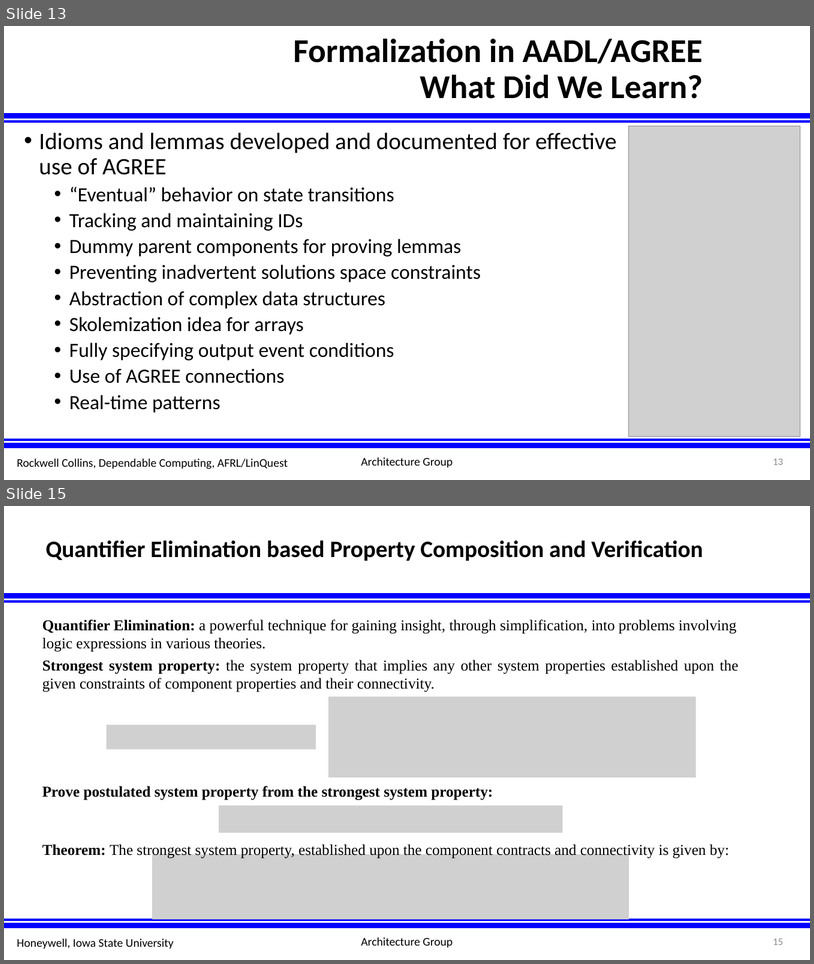
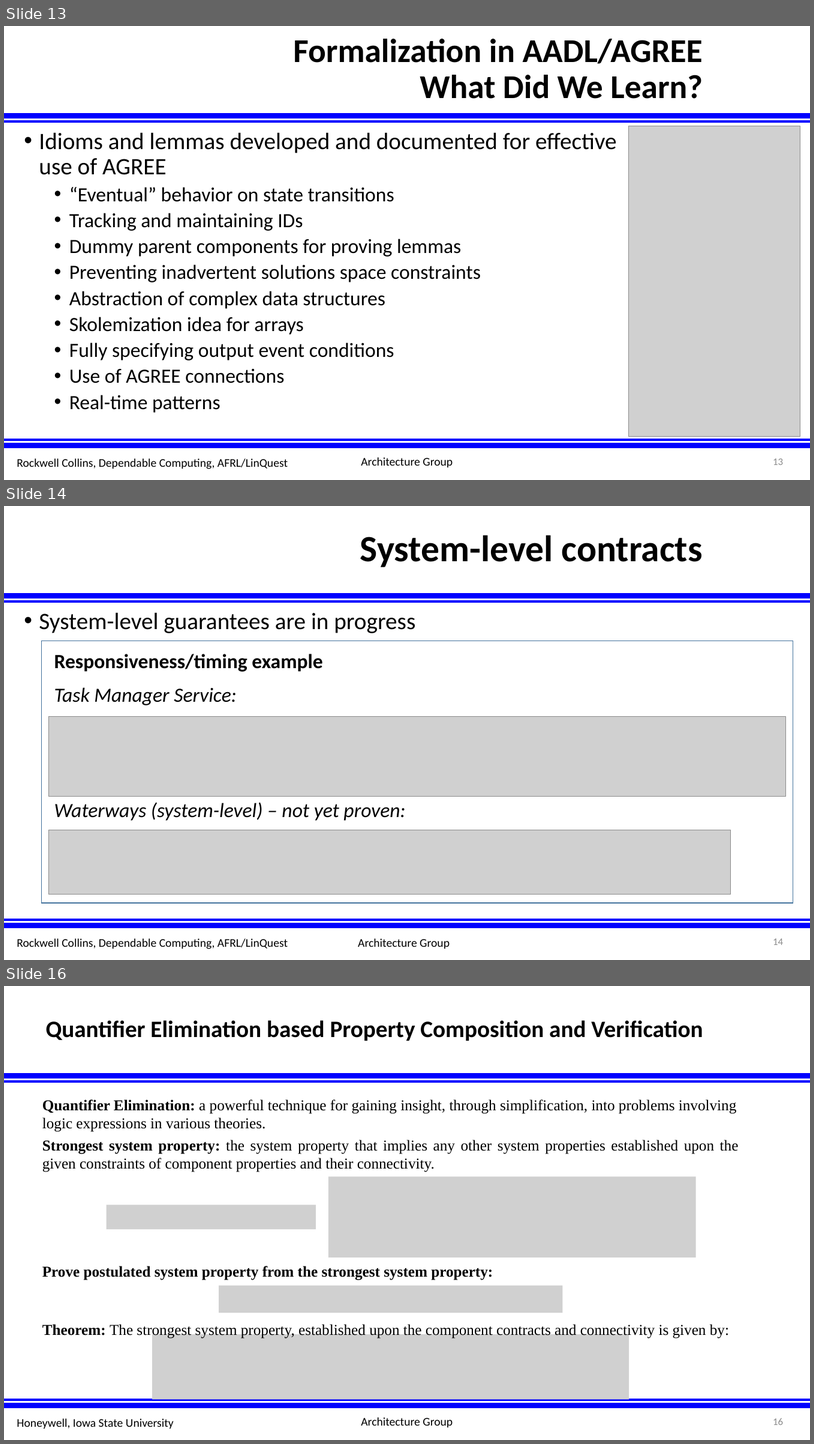
Before and after one commit to afrl-rq/OpenUxAS-SoI, a slide deck: presentations/S5_SoI_Architecture_Group.pptx. Shown one above the other, each under a label of ours: slides 13 and 15 before the commit, slides 13, 14 and 16 after it; the slides between them are not shown. The pictures are 814x964 and 814x1444 pixels, drawn with LibreOffice and Linux fonts; fonts in the diff are those of the drawing; grey boxes stand for pictures; background and template pictures are left out. Boxes give left, top, right and bottom in pixels: in the first picture for what was removed or moved away, otherwise in the second. Text is boxed around its words. In the diff, an @@ line names an element or a change of style, - is before the commit and + after.

```diff
--- a/presentations/S5_SoI_Architecture_Group.pptx
+++ b/presentations/S5_SoI_Architecture_Group.pptx
@@ slide 14 added at [4, 506, 810, 960], background #FFFFFF; not listed: 5 template elements that a slide beside it also shows @@
@@ title added at [360, 535, 703, 567], 44 pt, text #000000, bold @@
+System-level contracts
@@ text added at [39, 612, 416, 820], 24 pt, text #000000 @@
+• System-level guarantees are in progress
+  Responsiveness/timing example
+  Task Manager Service:
+  Waterways (system-level) – not yet proven:
@@ rectangle added at [42, 641, 794, 903], outline #43739E 1 pt @@
@@ picture added at [49, 717, 786, 796] @@
@@ picture added at [49, 829, 732, 894] @@
@@ text added at [17, 938, 288, 949], 14 pt, text #000000 @@
+Rockwell Collins, Dependable Computing, AFRL/LinQuest
@@ text added at [358, 938, 450, 948], 14 pt, text #000000 @@
+Architecture Group
@@ what was slide 15 is now slide 16 @@
@@ page number at [773, 1418, 783, 1425]: text changed @@
-15
+16
```
Also in this commit, not shown: 1 slide changed, 2 other slides added, 1 slide removed.
